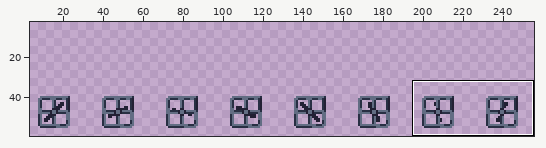
Edited in one commit: sprite sheet (Assets/Art/Machines/machine_miner.png). Above, an overview of the earlier version with the close-up marked.
Close-up. Before the edit:
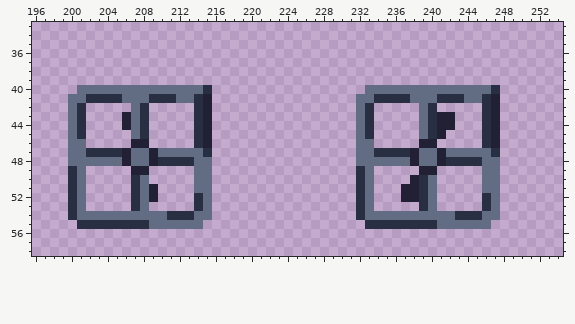
The file is 256x32 pixels. Colours within 5 levels of each other are drawn and written as one. Shown: x 196..254, y 33..58. The old version is drawn lined up with the new one, on the new canvas. The wide view leaves out empty margins. The commit also changed other parts of the picture, which this record leaves out.
Once edited:
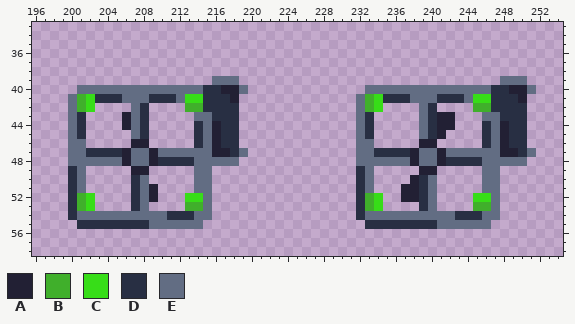
Palette (. is transparent): A #222034  B #40af2b  C #37dd18  D #282f43  E #626d83
Changes in this commit:
canvas 256x32 -> 256x64, the old top-left corner now at 0,32
@@ x 196..254 @@
 38 ...........................................................
-39 ...........................................................
-40 .....EEEEEEEEEEEEEED.................EEEEEEEEEEEEEED.......
-41 ....EEDDDDEEEDDDEEDA................EEDDDDEEEDDDEEDA.......
-42 ....ED.....ED.....DA................ED.....ED.....DA.......
-43 ....ED....AED.....DA................ED.....EDAA...DA.......
-44 ....ED....AED.....DA................ED.....EDAA...DA.......
-45 ....ED.....ED.....DA................ED.....EDA....DA.......
-46 ....EE.....AA.....DA................EE.....AA.....DA.......
-47 ....EEDDDDAEEAEEEEED................EEDDDDAEEAEEEEED.......
-48 ....EEEEEEAEEADDDDEE................EEEEEEAEEADDDDEE.......
+39 ....................EEE.............................EEE....
+40 .....EEEEEEEEEEEEEEDDAAE.............EEEEEEEEEEEEEEDDAAE...
+41 ....EBCDDDEEEDDDECCDDDA.............EBCDDDEEEDDDECCDDDA....
+42 ....EBC....ED....BBDDDD.............EBC....ED....BBDDDD....
+43 ....ED....AED.....EEDDD.............ED.....EDAA...EEDDD....
+44 ....ED....AED.....DEADD.............ED.....EDAA...DEADD....
+45 ....ED.....ED.....DEADD.............ED.....EDA....DEADD....
+46 ....EE.....AA.....DEADD.............EE.....AA.....DEADD....
+47 ....EEDDDDAEEAEEEEEEAADE............EEDDDDAEEAEEEEEEAADE...
+48 ....EEEEEEAEEADDDDEEEEE.............EEEEEEAEEADDDDEEEEE....
 49 ....DE.....AA.....EE................DE.....AA.....EE.......
@@ x 196..254 @@
 51 ....DE.....DEA....EE................DE...AADE.....EE.......
-52 ....DE.....DEA....DE................DE...AADE.....DE.......
-53 ....DE.....DE.....DE................DE.....DE.....DE.......
+52 ....DBC....DEA...CCE................DBC..AADE....CCE.......
+53 ....DBC....DE....BBE................DBC....DE....BBE.......
 54 ....DEEEEEEEEEEDDDEE................DEEEEEEEEEEDDDEE.......
Changed places in both close-ups, as pixel boxes (x1, y1, x2, y2):
changed: (185, 76, 248, 211)
changed: (473, 76, 536, 211)
changed: (77, 94, 95, 112)
changed: (365, 94, 383, 112)
changed: (77, 193, 95, 211)
changed: (365, 193, 383, 211)
